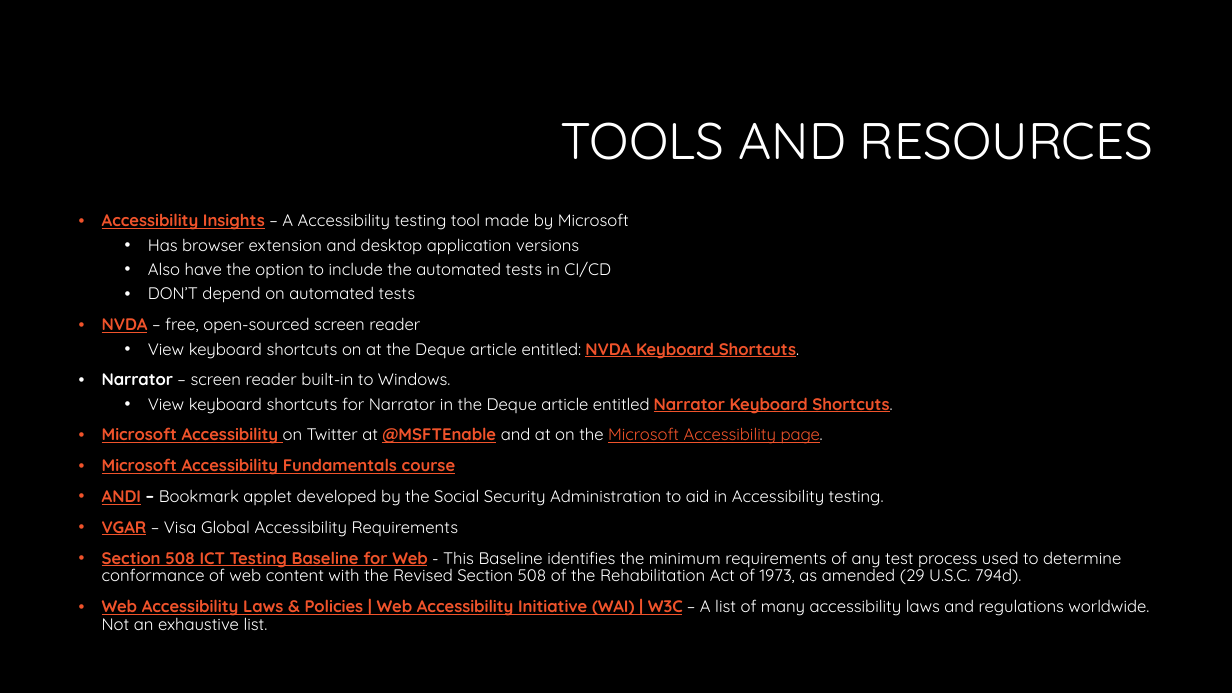
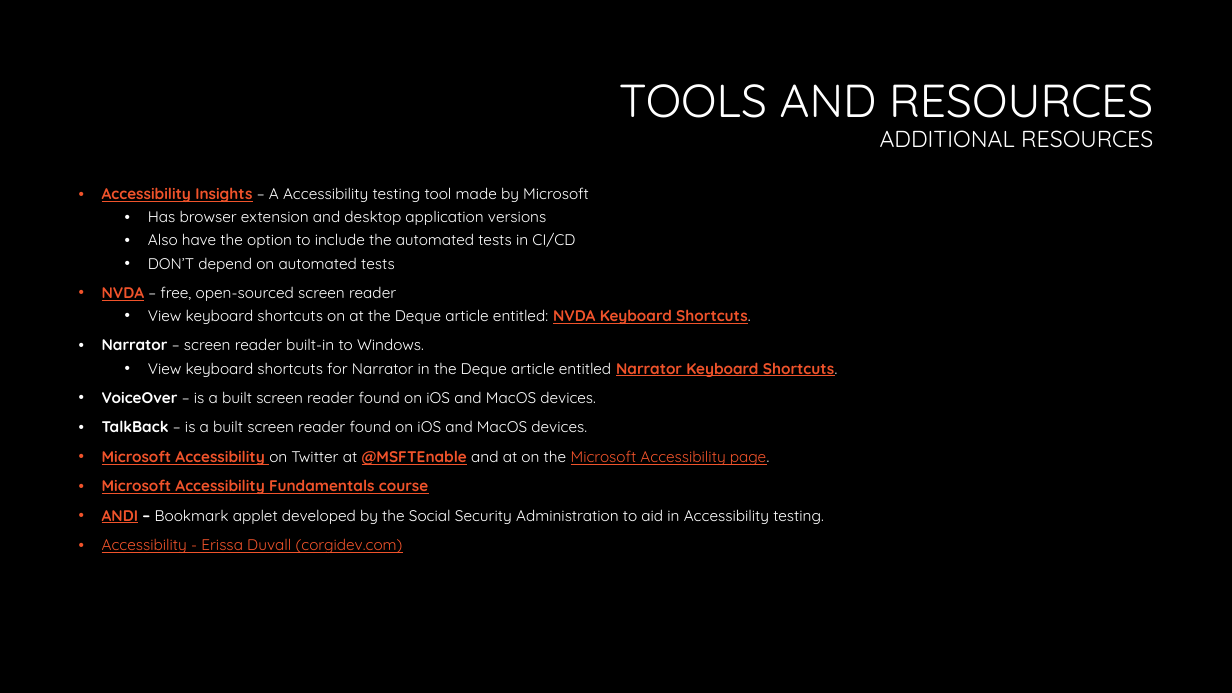
Before and after one commit to CorgiDev/A11y-Materials, a slide deck: slide 12 of Presenations/Upcoming Talk Drafts/2023_Accessibility Testing.pptx (slide 7 before the commit). Drawn at 1232x693 pixels with LibreOffice and Linux fonts; fonts in the diff are those of the drawing; background and template pictures are left out. Boxes give left, top, right and bottom in pixels: in the first picture for what was removed or moved away, otherwise in the second. Text is boxed around its words. In the diff, an @@ line names an element or a change of style, - is before the commit and + after.

```diff
--- a/Presenations/Upcoming Talk Drafts/2023_Accessibility Testing.pptx
+++ b/Presenations/Upcoming Talk Drafts/2023_Accessibility Testing.pptx
@@ title at <box>619,84,1153,148</box>: text changed; size 40 to 18 pt @@
-TOOLS AND RESOURCES
+TOOLS AND RESOURCES
+ADDITIONAL RESOURCES
@@ text "Accessibility Insights – A Accessibility ...": place and size @@
-text "Accessibility Insights – A Accessibility ..." at <box>102,213,1149,630</box>
+text "Accessibility Insights – A Accessibility ..." at <box>102,187,838,553</box>
@@ text at <box>102,187,838,524</box>: size 12.9 to 12 pt in "Accessibility Insights – A Accessibility testing tool ...", "Has browser extension and desktop application versions", "Also have the option to include the ...", "DON’T depend on automated tests" and 7 more places @@
@@ text at <box>102,391,596,432</box>: paragraphs added @@
+• VoiceOver – is a built screen reader found on iOS and MacOS devices.
+• TalkBack – is a built screen reader found on iOS and MacOS devices.
@@ text at <box>102,538,403,553</box>: text changed; size 12.9 to 12 pt; text colour #FFFFFF to #F0532B @@
-• VGAR – Visa Global Accessibility Requirements
-• Section 508 ICT Testing Baseline for Web - This Baseline identifies the minimum requirements of any test process used to determine conformance of web content with the Revised Section 508 of the Rehabilitation Act of 1973, as amended (29 U.S.C. 794d).
-• Web Accessibility Laws & Policies | Web Accessibility Initiative (WAI) | W3C – A list of many accessibility laws and regulations worldwide. Not an exhaustive list.
+• Accessibility - Erissa Duvall (corgidev.com)
```
Also in this commit, not shown: 3 other slides changed, 6 slides added.
